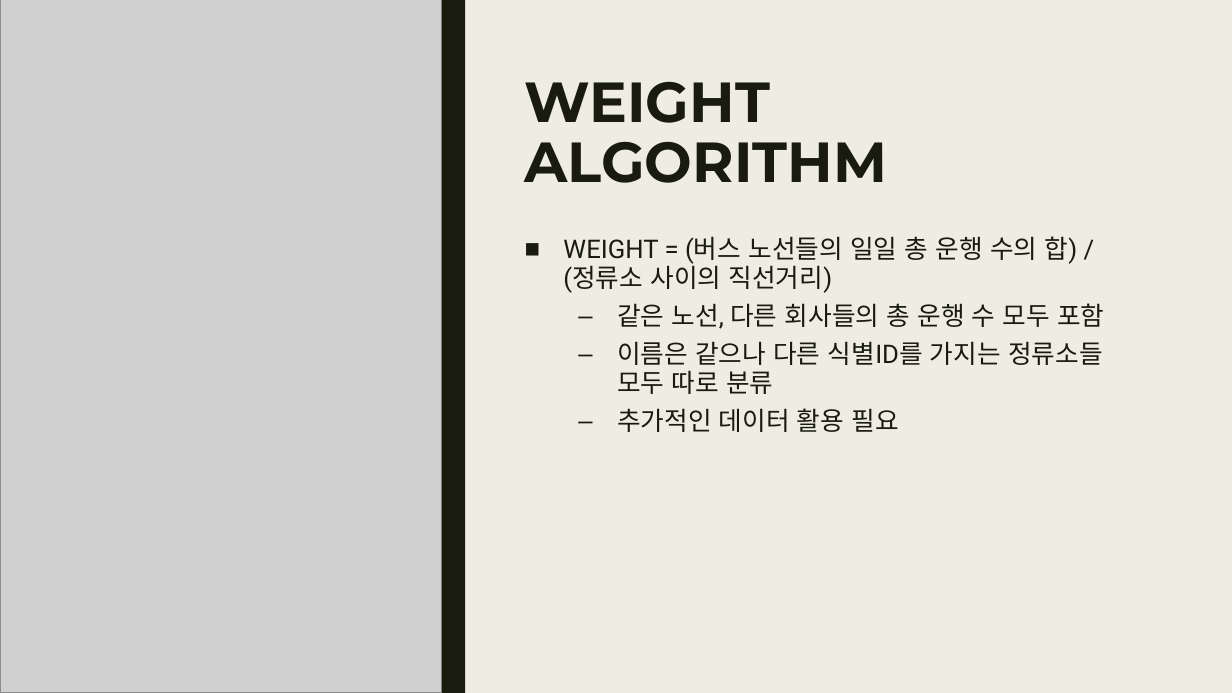
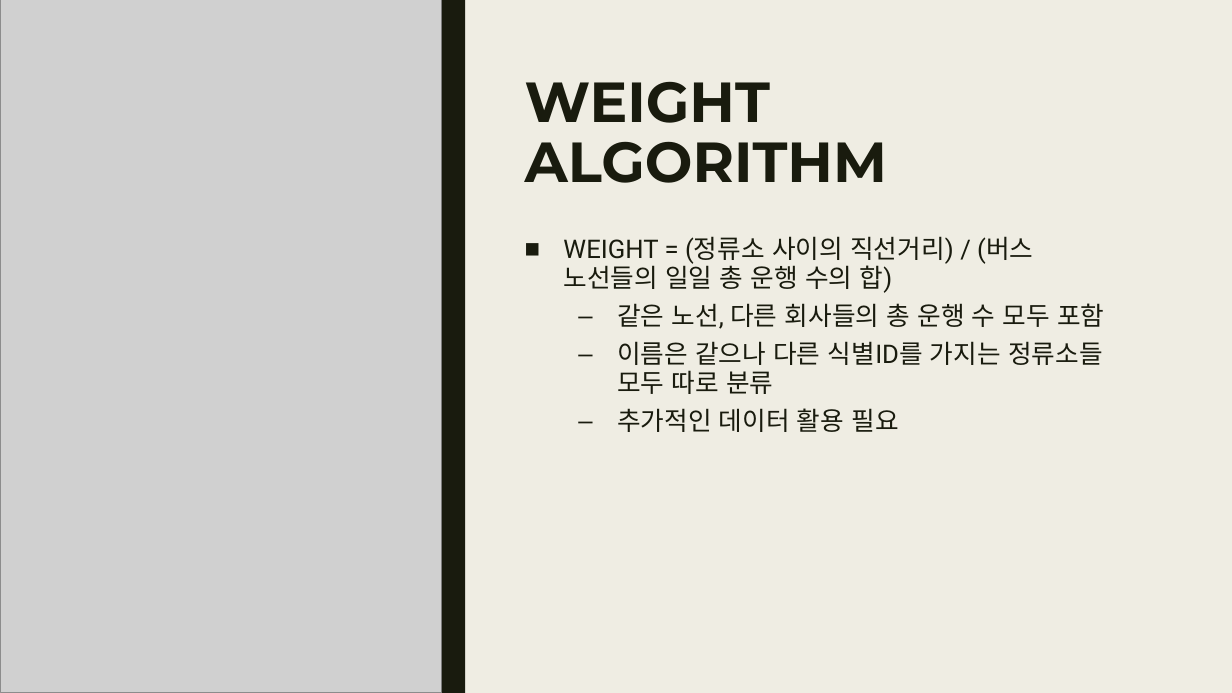
Before and after one commit to comnamu18/SeoulBus, a slide deck: slide 3 of 발표자료/7주차/자구설_7주차_V0.7.pptx. Drawn at 1232x693 pixels with LibreOffice and Linux fonts; fonts in the diff are those of the drawing; grey boxes stand for pictures. Boxes give left, top, right and bottom in pixels: in the first picture for what was removed or moved away, otherwise in the second. Text is boxed around its words. In the diff, an @@ line names an element or a change of style, - is before the commit and + after.

```diff
--- a/발표자료/7주차/자구설_7주차_V0.7.pptx
+++ b/발표자료/7주차/자구설_7주차_V0.7.pptx
@@ text at [563,236,1033,293]: text changed @@
-■ WEIGHT = (버스 노선들의 일일 총 운행 수의 합) / (정류소 사이의 직선거리)
+■ WEIGHT = (정류소 사이의 직선거리) / (버스 노선들의 일일 총 운행 수의 합)
```
Also in this commit, not shown: 1 other slide changed, 3 other files.
